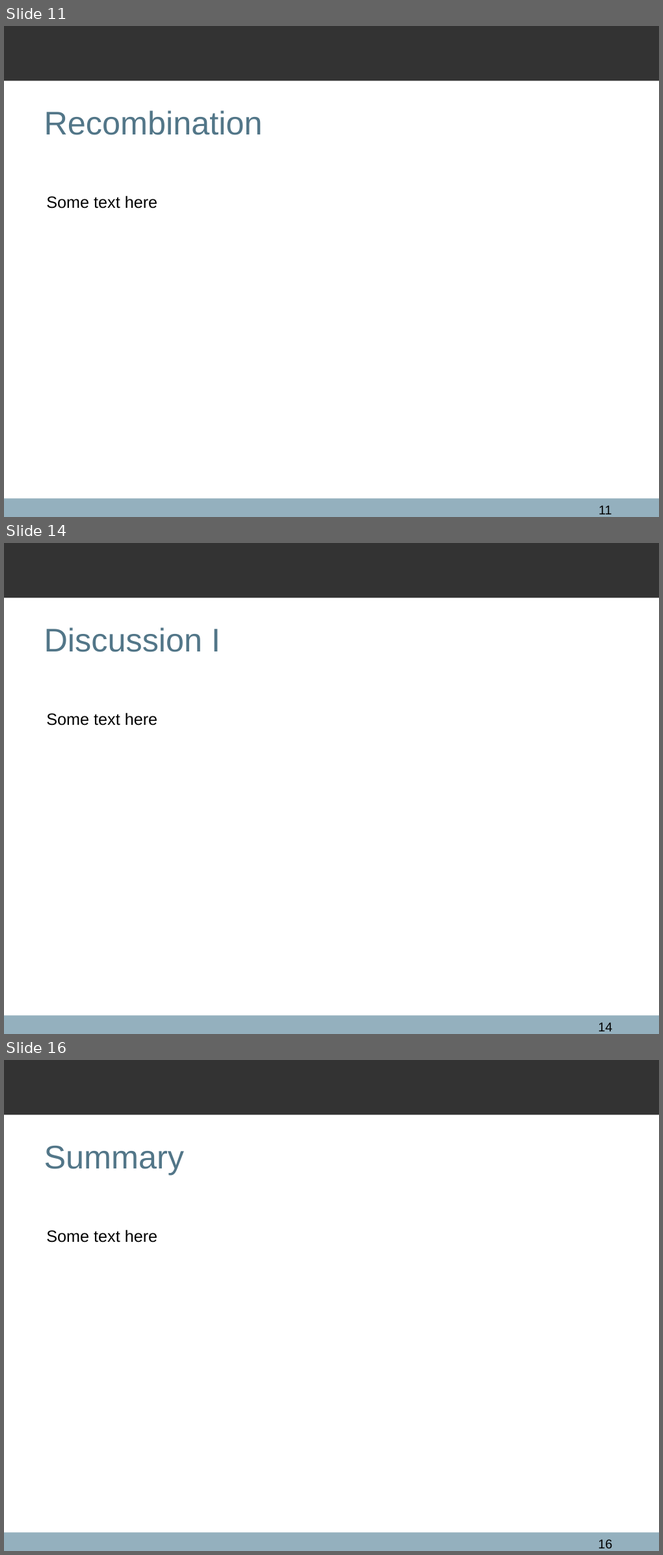
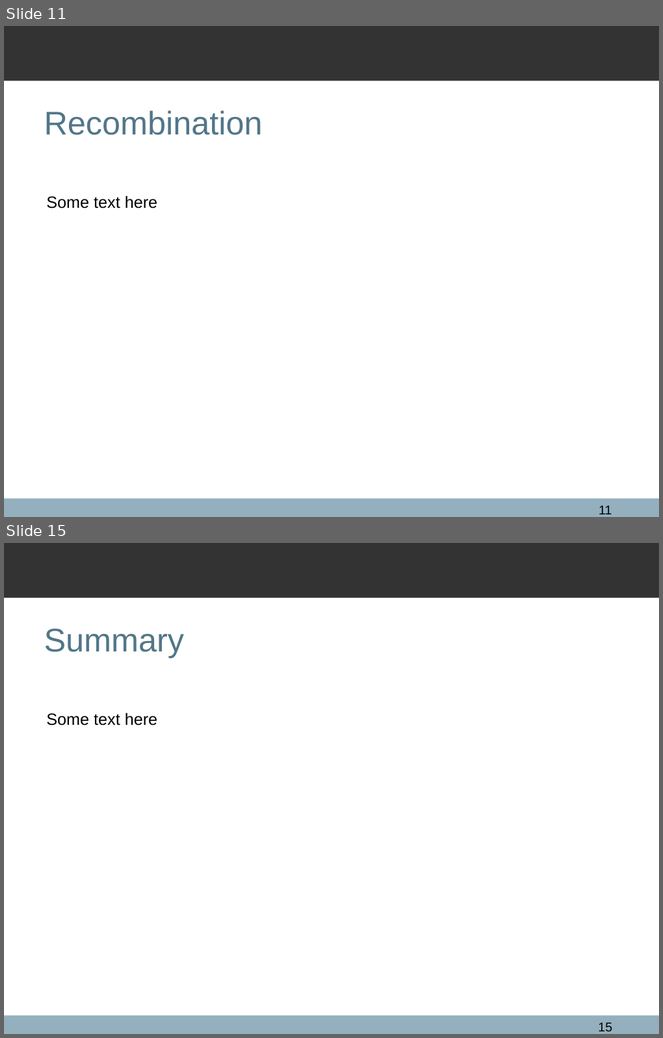
Before and after one commit to qxcv/comp2560, a slide deck: presentation/presentation.odp. Shown one above the other, each under a label of ours: slides 11, 14 and 16 before the commit, slides 11 and 15 after it; the slides between them are not shown. The pictures are 663x1555 and 663x1038 pixels, drawn with LibreOffice and Linux fonts; fonts in the diff are those of the drawing; background and template pictures are left out. Boxes give left, top, right and bottom in pixels: in the first picture for what was removed or moved away, otherwise in the second. Text is boxed around its words. In the diff, an @@ line names an element or a change of style, - is before the commit and + after.

```diff
--- a/presentation/presentation.odp
+++ b/presentation/presentation.odp
@@ slide 14 removed at [4, 543, 659, 1034], background #FFFFFF; not listed: 2 template elements that a slide beside it also shows @@
@@ title removed at [44, 627, 220, 652] @@
-Discussion I
@@ text removed at [46, 713, 157, 726] @@
-Some text here
@@ page number removed at [598, 1023, 612, 1032] @@
-14
@@ what was slide 16 is now slide 15 @@
@@ page number at [598, 1023, 612, 1032]: text changed @@
-16
+15
```
Also in this commit, not shown: 3 slides changed, 3 slides added, 4 other slides removed, 1 other file.
